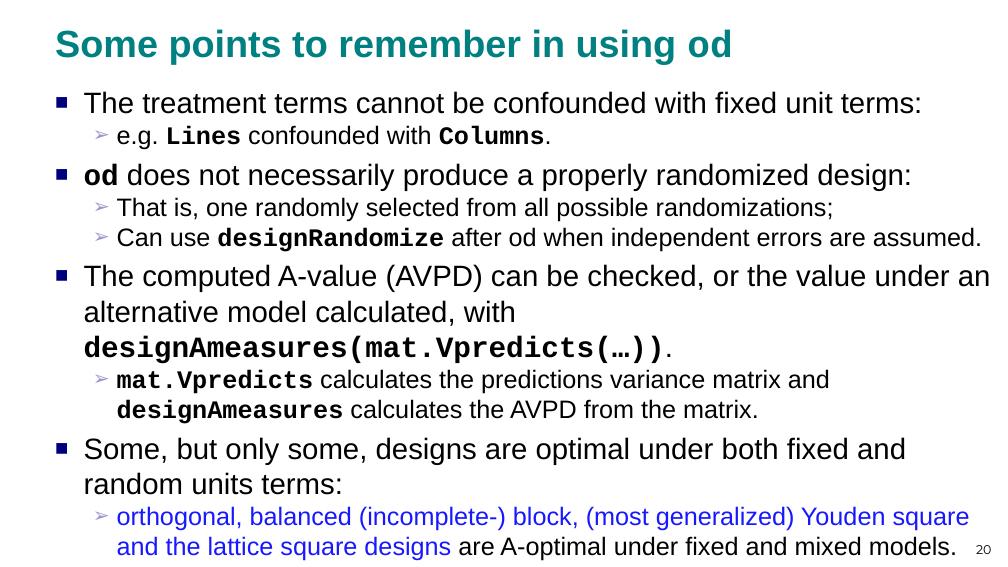
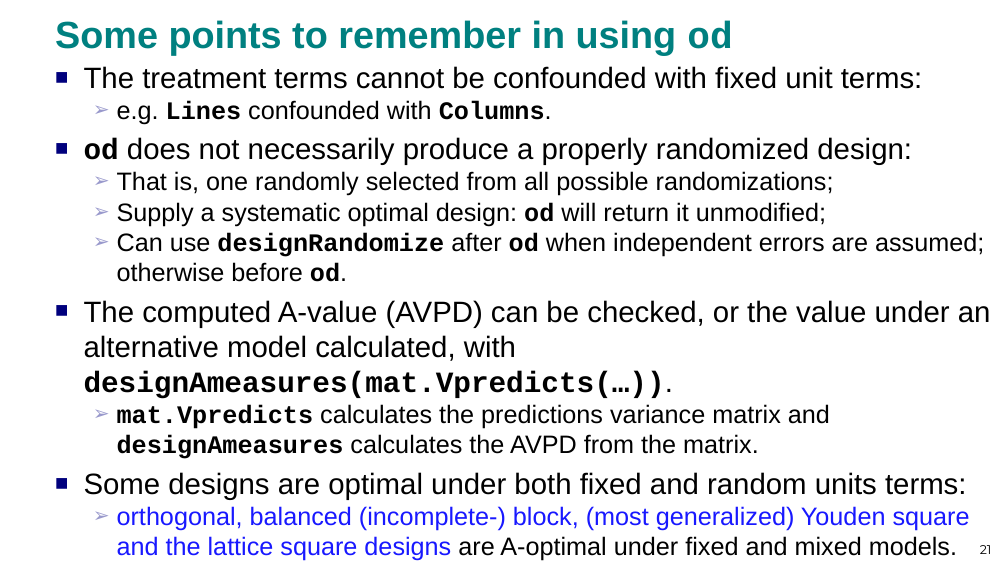
Before and after one commit to briencj/webcjb, a slide deck: slide 21 of multitier/DesignWorkshopSess2.v4.ppsx (slide 20 before the commit). Drawn at 1008x567 pixels with LibreOffice and Linux fonts; fonts in the diff are those of the drawing. Boxes give left, top, right and bottom in pixels: in the first picture for what was removed or moved away, otherwise in the second. Text is boxed around its words. In the diff, an @@ line names an element or a change of style, - is before the commit and + after.

```diff
--- a/multitier/DesignWorkshopSess2.v4.ppsx
+++ b/multitier/DesignWorkshopSess2.v4.ppsx
@@ title "Some points to remember in ...": place and size @@
-title "Some points to remember in ..." at [55,29,732,64]
+title "Some points to remember in ..." at [55,20,732,55]
@@ text "The treatment terms cannot be ...": place and size @@
-text "The treatment terms cannot be ..." at [84,91,991,561]
+text "The treatment terms cannot be ..." at [84,66,991,561]
@@ text at [117,202,984,282]: text changed @@
-  ➢ Can use designRandomize after od when independent errors are assumed.
+  ➢ Supply a systematic optimal design: od will return it unmodified;
+  ➢ Can use designRandomize after od when independent errors are assumed; otherwise before od.
@@ text at [84,472,967,500]: text changed @@
-■ Some, but only some, designs are optimal under both fixed and random units terms:
+■ Some designs are optimal under both fixed and random units terms:
@@ page number at [980,545,992,554]: text changed @@
-20
+21
```
Also in this commit, not shown: 5 other slides changed, 1 slide added, 1 other file.
